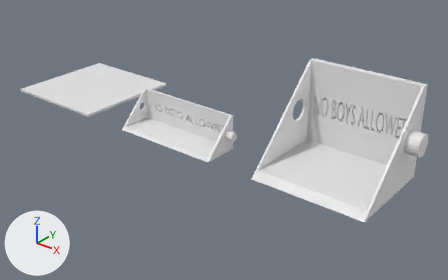
The Blender file FridgeBlocker/fridge-blocker.blend: old version first, new version second.
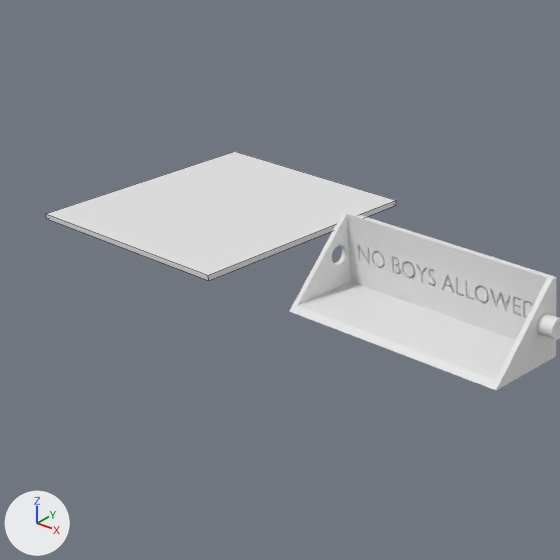
Each version appears first whole from a 50 mm lens placed at (711.0, -446.0, 310.0), pointed at (303.0, 65.0, -7.0), and next in a close-up on the part from 0% to 52% of the width and 0% to 83% of the height. Arrows for +X, +Y and +Z are at lower left; the lights stay in place. The close-ups show mesh edges as thin lines.

In view in the first close-up: 'Cube', 'Fridge Blocker 40mm'.
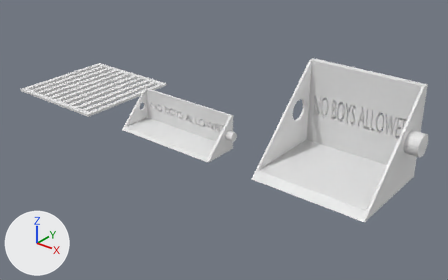
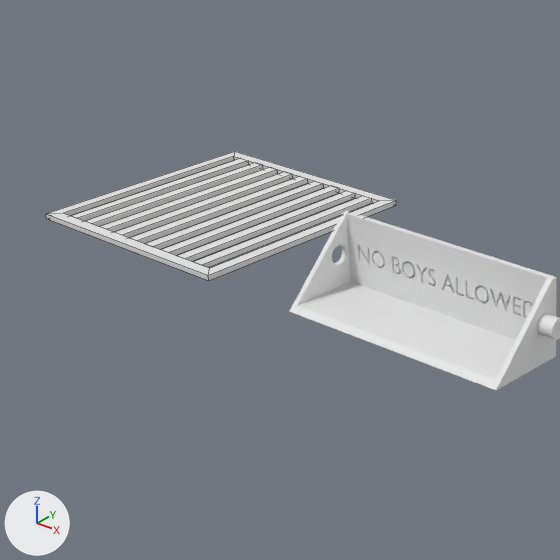
Where the change shows, as pixel boxes [x1, y1, x2, y2] in the close-ups (560 x 560 px):
'Cube', reshaped, rescaled
    both: [46, 151, 396, 281]

The change, as a diff of the scene's bpy script:
```diff
--- a/FridgeBlocker/fridge-blocker.blend.py
+++ b/FridgeBlocker/fridge-blocker.blend.py
@@ me_cube @@
 # used by ob_cube; location = (0.0, 0.0, 0.0); scale = (7.0, 7.0, 0.15)
-me_cube.from_pydata(...)  # 8 vertices, 6 faces; spans x 0.0..20.0, y 0.0..20.0, z 0.0..20.0
+me_cube.from_pydata(...)  # 88 vertices, 52 faces; spans x 0.0..140.0, y 0.0..140.0, z 0.0..3.0
+# me_cube part 1
+# 7 vertices are removed from x 0.0..20.0, y 0.0..20.0, z 0.0..20.0
+# 6 faces are deleted
+# 43 vertices are added at x 0.0..140.0, y 0.0..140.0, z 0.0
+# 44 new vertices lie (0.0, 0.0, 3.0) away from vertices in x 0.0..140.0, y 0.0..140.0, z 0.0
+# 52 new faces join them
@@ ob_cube @@
 ob_cube.location = (0.0, 0.0, 0.0)
-ob_cube.scale = (7.0, 7.0, 0.15)
```
